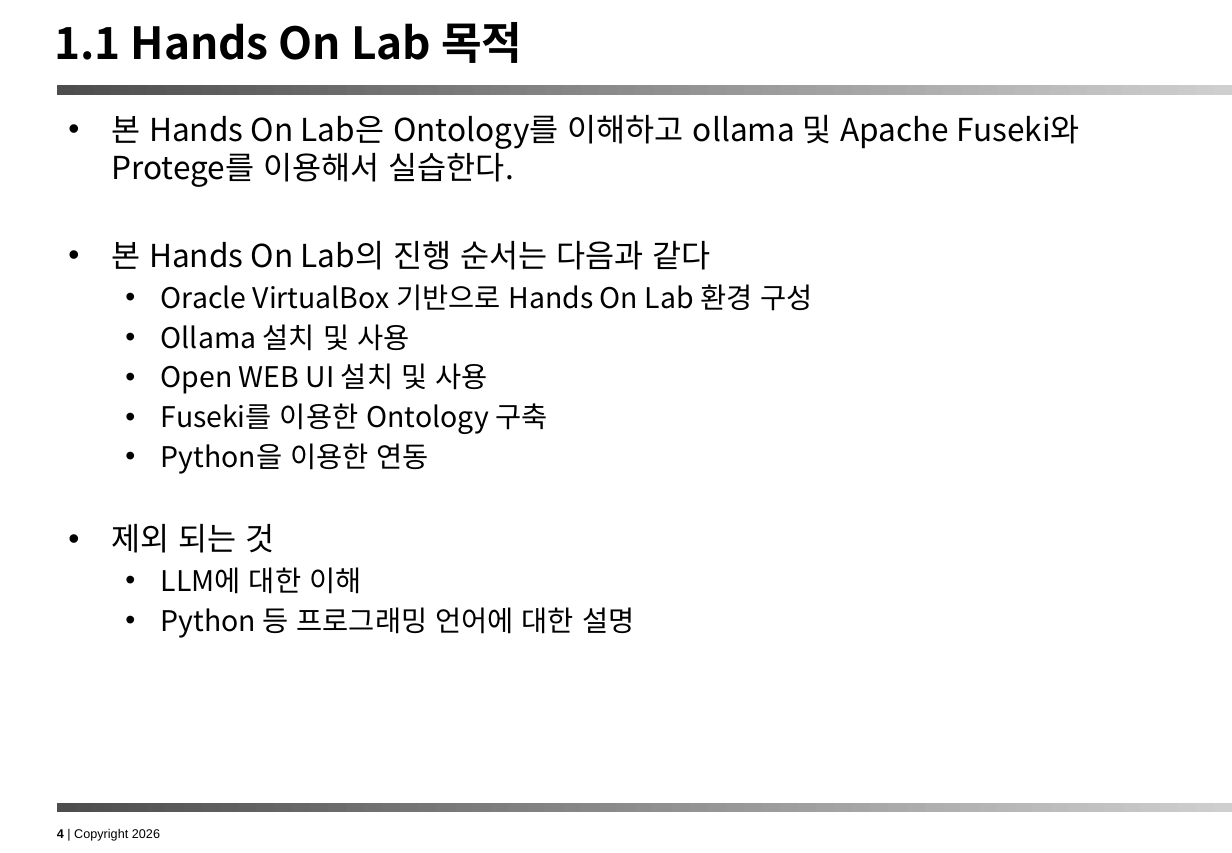
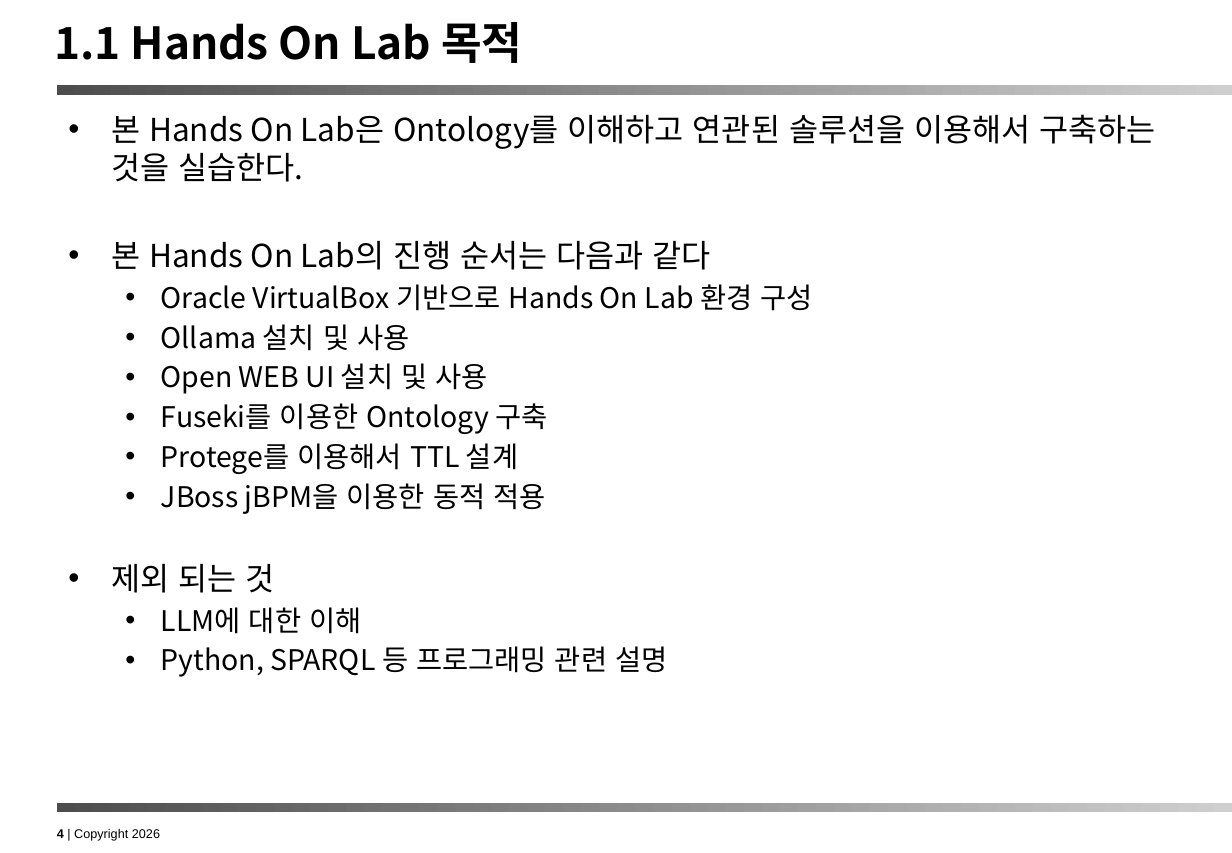
Before and after one commit to ykchang/ontology_handson, a slide deck: slide 4 of doc/Ontology Hands On Lab.pptx. Drawn at 1232x853 pixels with LibreOffice and Linux fonts; fonts in the diff are those of the drawing. Boxes give left, top, right and bottom in pixels: in the first picture for what was removed or moved away, otherwise in the second. Text is boxed around its words. In the diff, an @@ line names an element or a change of style, - is before the commit and + after.

```diff
--- a/doc/Ontology Hands On Lab.pptx
+++ b/doc/Ontology Hands On Lab.pptx
@@ text at bbox=[111, 114, 1156, 182]: text changed @@
-• 본 Hands On Lab은 Ontology를 이해하고 ollama 및 Apache Fuseki와 Protege를 이용해서 실습한다.
+• 본 Hands On Lab은 Ontology를 이해하고 연관된 솔루션을 이용해서 구축하는 것을 실습한다.
@@ text at bbox=[161, 443, 545, 514]: text changed @@
-  • Python을 이용한 연동
+  • Protege를 이용해서 TTL 설계
+  • JBoss jBPM을 이용한 동적 적용
@@ text at bbox=[161, 646, 667, 677]: text changed @@
-  • Python 등 프로그래밍 언어에 대한 설명
+  • Python, SPARQL 등 프로그래밍 관련 설명
```
Also in this commit, not shown: 2 other slides changed, 27 slides added, 7 slides removed, 5 other files.
